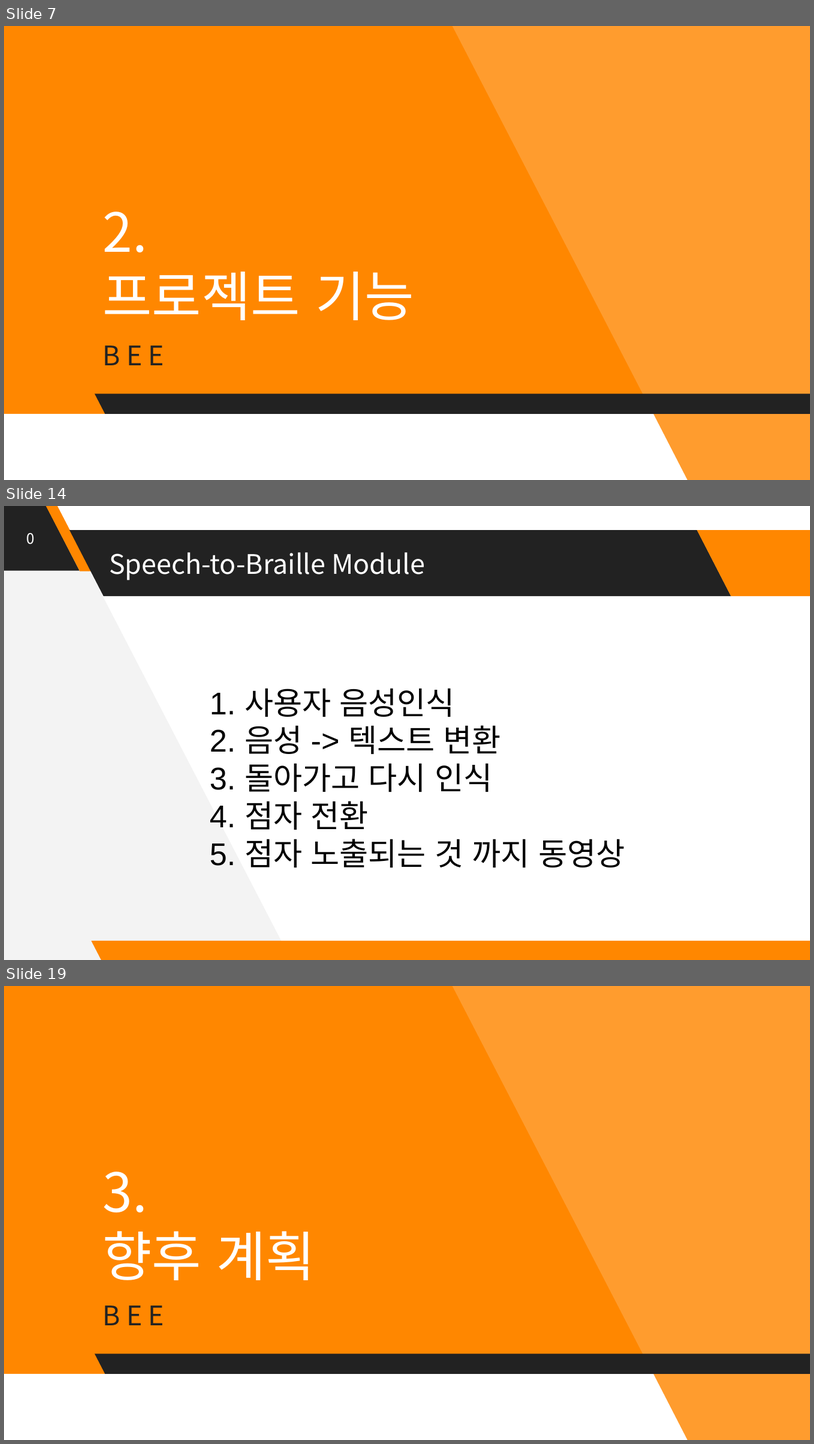
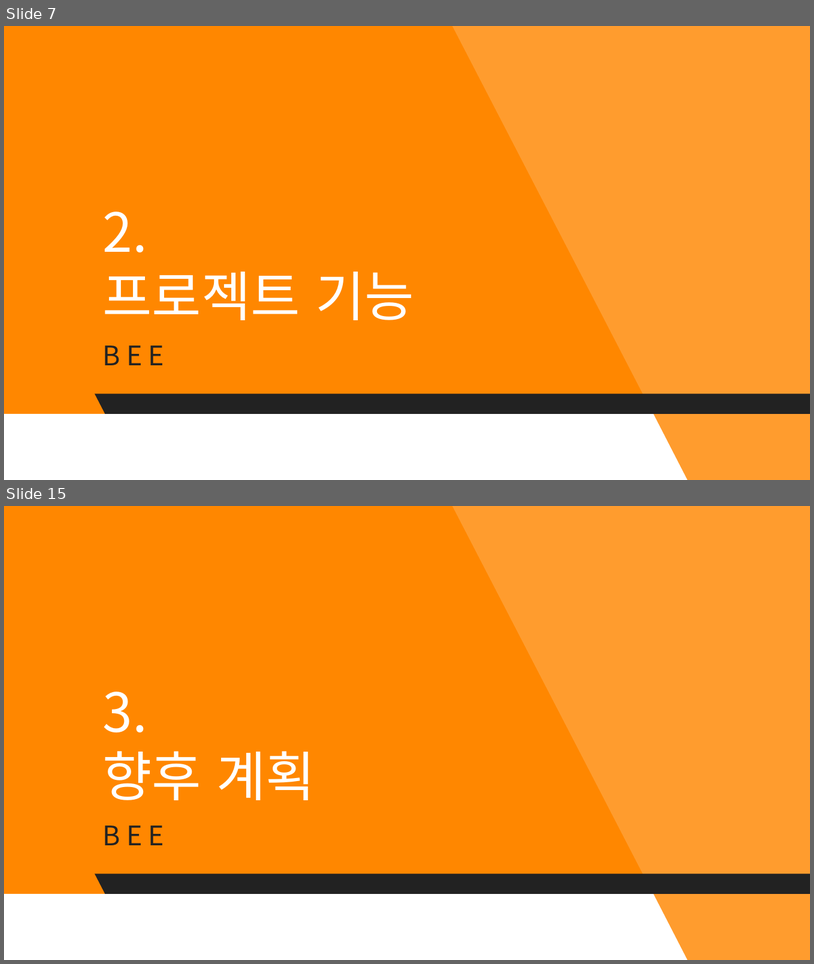
Before and after one commit to Huffon/2019_Capstone_bee, a slide deck: docs/5_Interim Presentation.pptx. Shown one above the other, each under a label of ours: slides 7, 14 and 19 before the commit, slides 7 and 15 after it; the slides between them are not shown. The pictures are 814x1444 and 814x964 pixels, drawn with LibreOffice and Linux fonts; fonts in the diff are those of the drawing. Boxes give left, top, right and bottom in pixels: in the first picture for what was removed or moved away, otherwise in the second. Text is boxed around its words. In the diff, an @@ line names an element or a change of style, - is before the commit and + after.

```diff
--- a/docs/5_Interim Presentation.pptx
+++ b/docs/5_Interim Presentation.pptx
@@ slide 14 removed at box(4, 506, 810, 960), background #FFFFFF @@
@@ freeform shape removed at box(4, 506, 291, 960) @@
@@ parallelogram removed at box(4, 506, 79, 571) @@
@@ parallelogram removed at box(46, 506, 92, 571) @@
@@ text removed at box(26, 533, 34, 544) @@
-0
@@ parallelogram removed at box(69, 530, 731, 597) @@
@@ parallelogram removed at box(698, 530, 810, 597) @@
@@ title removed at box(109, 552, 425, 580) @@
-Speech-to-Braille Module
@@ text removed at box(210, 688, 626, 867) @@
-1. 사용자 음성인식
-2. 음성 -> 텍스트 변환
-3. 돌아가고 다시 인식
-4. 점자 전환
-5. 점자 노출되는 것 까지 동영상
@@ parallelogram removed at box(91, 940, 810, 960) @@
@@ what was slide 19 is now slide 15 @@
```
Also in this commit, not shown: 13 slides changed, 3 other slides removed, 3 other files.
